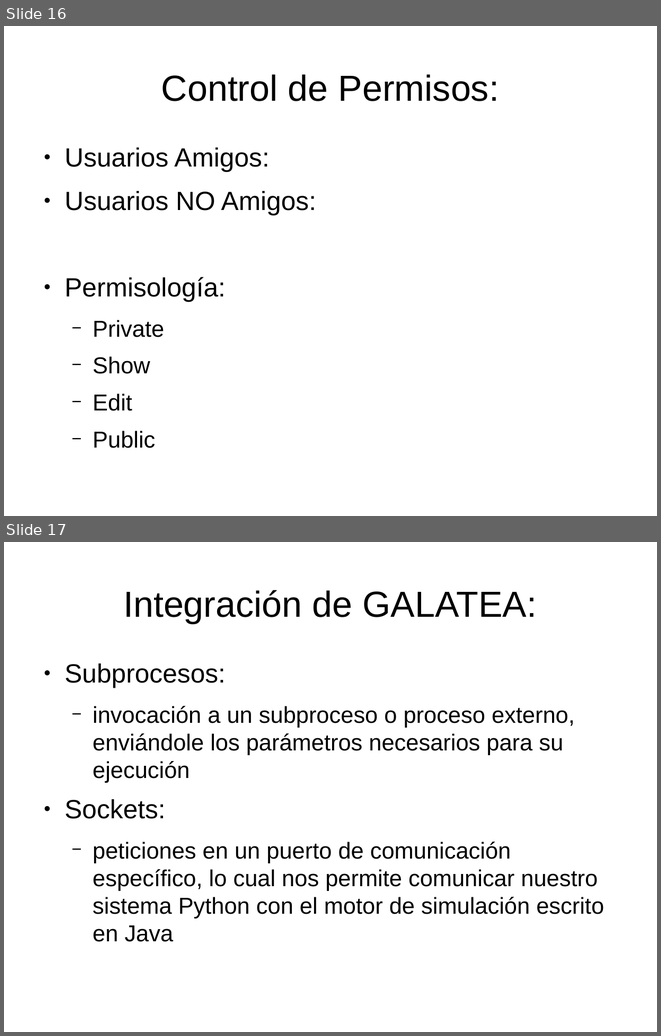
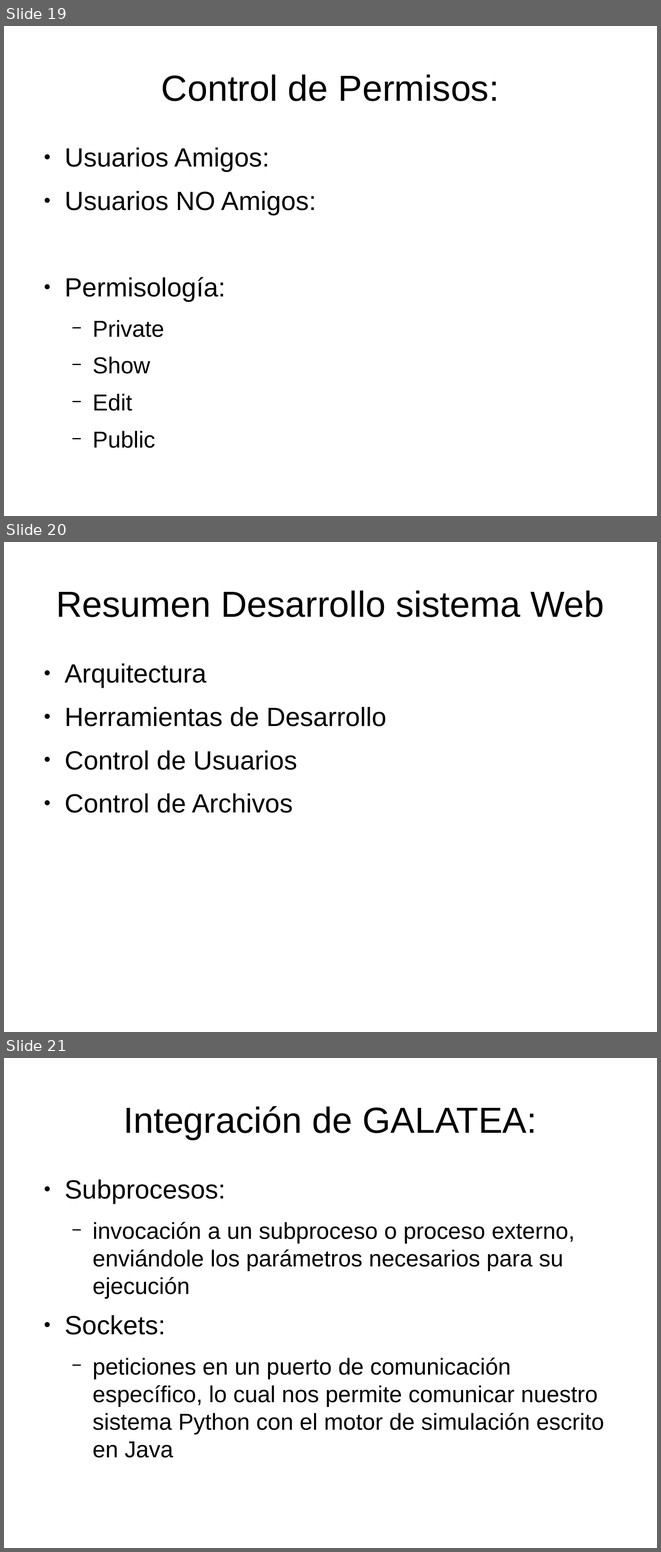
Before and after one commit to velasquezerik/tesis-doc, a slide deck: Presentacion/Presentacion Tesis.odp. Shown one above the other, each under a label of ours: slides 16 and 17 before the commit, slides 19, 20 and 21 after it. The pictures are 661x1036 and 661x1552 pixels, drawn with LibreOffice and Linux fonts; fonts in the diff are those of the drawing. Boxes give left, top, right and bottom in pixels: in the first picture for what was removed or moved away, otherwise in the second. Text is boxed around its words. In the diff, an @@ line names an element or a change of style, - is before the commit and + after.

```diff
--- a/Presentacion/Presentacion Tesis.odp
+++ b/Presentacion/Presentacion Tesis.odp
@@ slide 20 added at (4, 542, 657, 1032), background #FFFFFF @@
@@ title added at (56, 590, 604, 617), 44 pt, text #000000 @@
+Resumen Desarrollo sistema Web
@@ text added at (64, 663, 386, 813), 32 pt, text #000000 @@
+● Arquitectura
+● Herramientas de Desarrollo
+● Control de Usuarios
+● Control de Archivos
@@ what was slide 16 is now slide 19 @@
@@ what was slide 17 is now slide 21 @@
```
Also in this commit, not shown: 1 slide changed, 3 other slides added, 1 other file.
